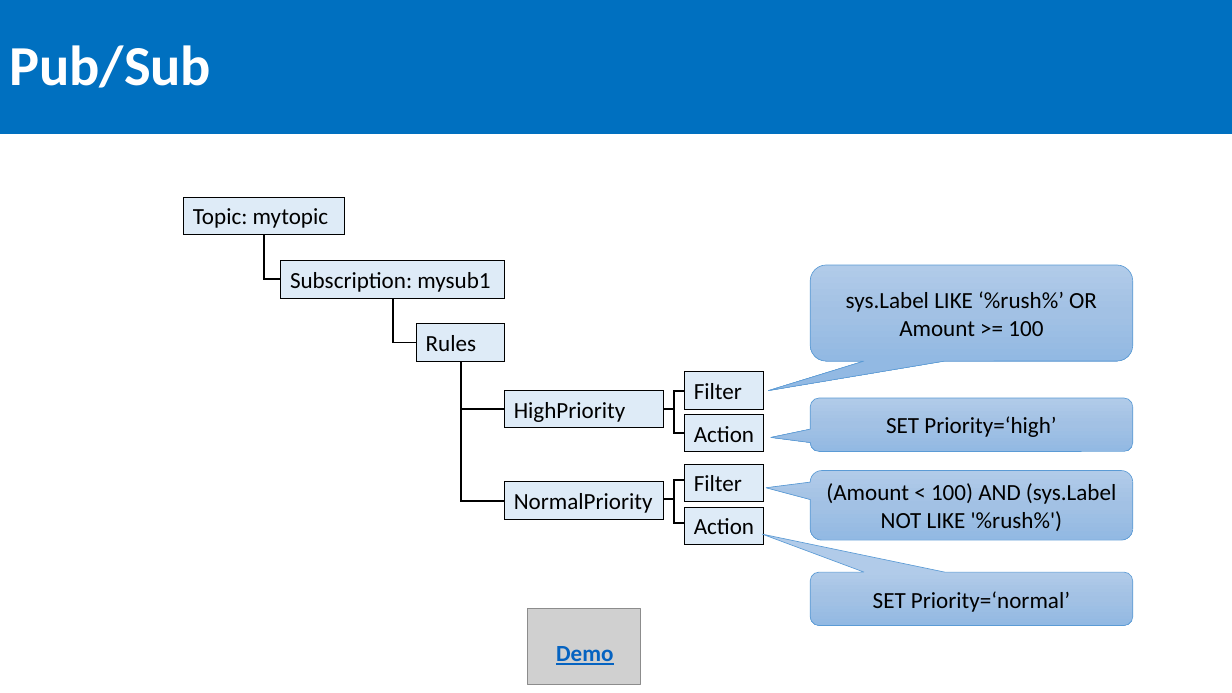
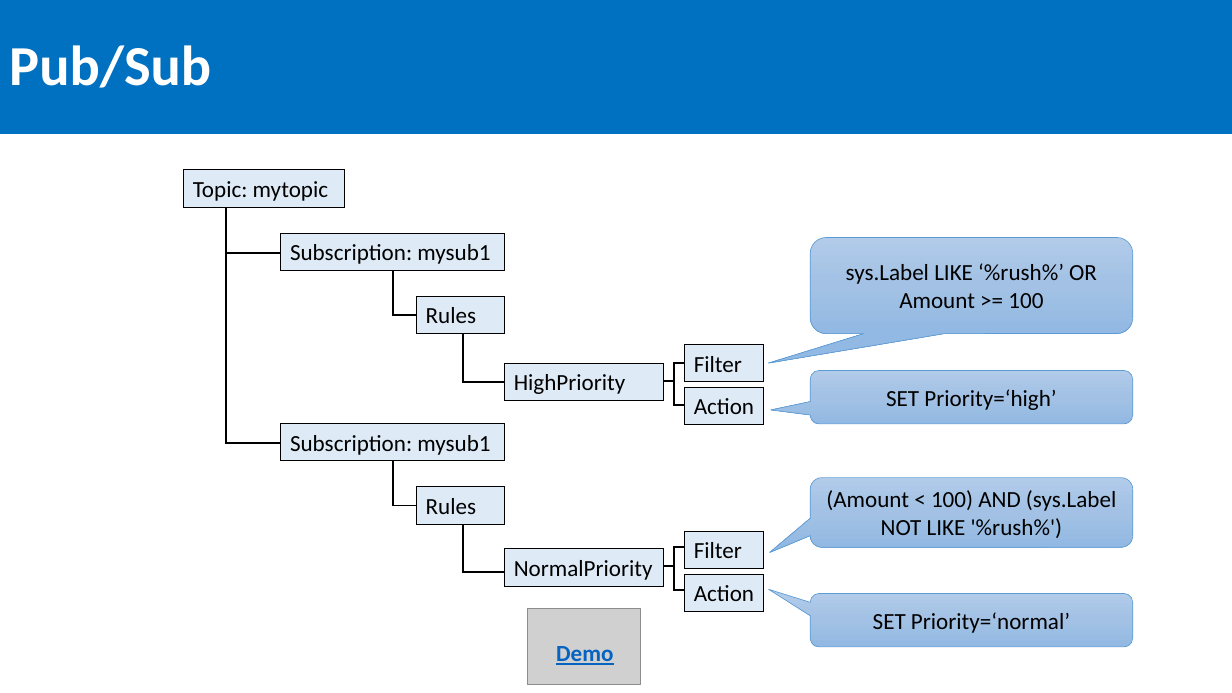
Before and after one commit to SeanFeldman/ASB-DotNet-YYC, a slide deck: slide 18 of Azure Service Bus Calgary .NET usergroup 2016-03-24.pptx. Drawn at 1232x693 pixels with LibreOffice and Linux fonts; fonts in the diff are those of the drawing; grey boxes stand for pictures. Boxes give left, top, right and bottom in pixels: in the first picture for what was removed or moved away, otherwise in the second. Text is boxed around its words. In the diff, an @@ line names an element or a change of style, - is before the commit and + after.

Commit message:
fixed diagram for topics/subscriptions

```diff
--- a/Azure Service Bus Calgary .NET usergroup 2016-03-24.pptx
+++ b/Azure Service Bus Calgary .NET usergroup 2016-03-24.pptx
@@ elbow line added from (281, 444) to (226, 207), #000000 1.5 pt @@
@@ elbow line moved from (505, 501) - (461, 361) to (281, 444) - (226, 238) @@
@@ elbow line moved from (264, 235) - (281, 279) to (226, 210) - (281, 253) @@
@@ 3 rectangles, 2 rounded speech boxes, 2 elbow lines: place and size @@
-3 rectangles, 2 rounded speech boxes, 2 elbow lines at <box>184,197,1133,452</box>
+3 rectangles, 2 rounded speech boxes, 2 elbow lines at <box>184,170,1133,424</box>
@@ 3 rectangles, 2 elbow lines: place and size @@
-3 rectangles, 2 elbow lines at <box>281,261,764,452</box>
+3 rectangles, 2 elbow lines at <box>281,233,764,424</box>
@@ rectangle added at <box>281,424,505,461</box>, fill #DEEBF7, outline #000000 0.75 pt, 18 pt, text #000000 @@
+Subscription: mysub1
@@ elbow line added from (417, 506) to (393, 461), #000000 1.5 pt @@
@@ rounded speech box "(Amount < 100) AND (sys.Label ...": place and size @@
-rounded speech box "(Amount < 100) AND (sys.Label ..." at <box>811,470,1133,540</box>
+rounded speech box "(Amount < 100) AND (sys.Label ..." at <box>811,478,1133,547</box>
@@ rounded speech box "(Amount < 100) AND (sys.Label ..." at <box>811,478,1133,547</box>: proportions changed @@
@@ rectangle added at <box>417,487,505,524</box>, fill #DEEBF7, outline #000000 0.75 pt, 18 pt, text #000000 @@
+Rules
@@ elbow line added from (463, 524) to (505, 572), #000000 1.5 pt @@
@@ 3 rectangles, 1 elbow line: place and size @@
-3 rectangles, 1 elbow line at <box>505,465,764,544</box>
+3 rectangles, 1 elbow line at <box>505,531,764,611</box>
@@ elbow line moved from (685, 523) - (664, 499) to (685, 591) - (664, 567) @@
@@ rounded speech box "SET Priority=‘normal’" at <box>811,593,1133,647</box>: proportions changed @@
@@ rounded speech box "SET Priority=‘normal’": place and size @@
-rounded speech box "SET Priority=‘normal’" at <box>811,572,1133,626</box>
+rounded speech box "SET Priority=‘normal’" at <box>811,593,1133,647</box>
```
